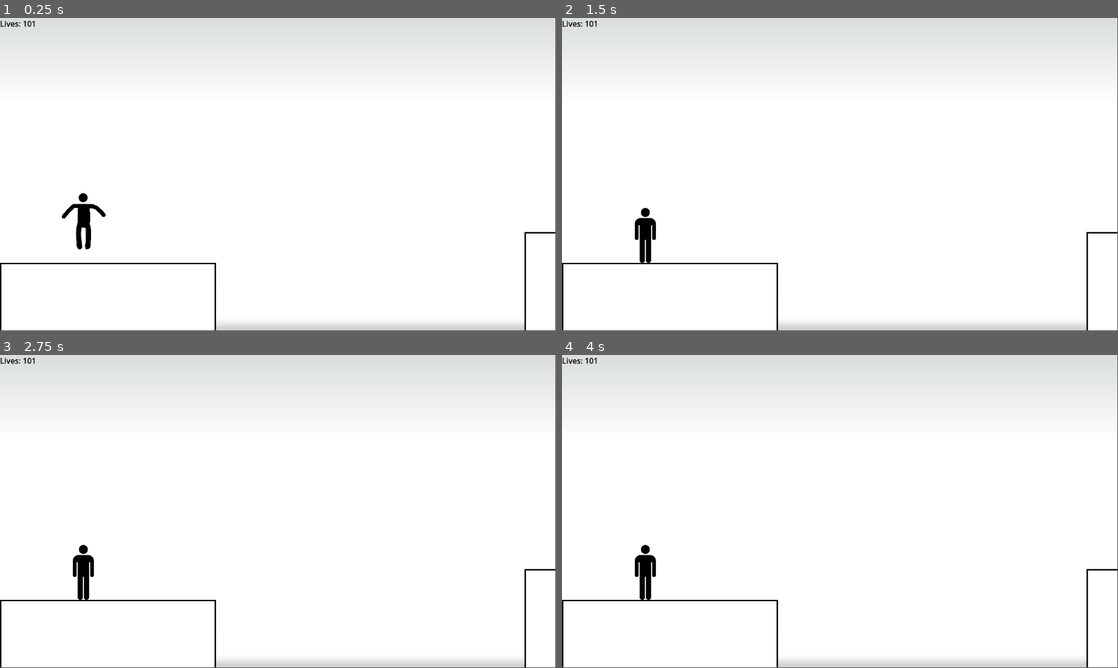
Above: before the commit, frames 1-4 (two rows, left to right).
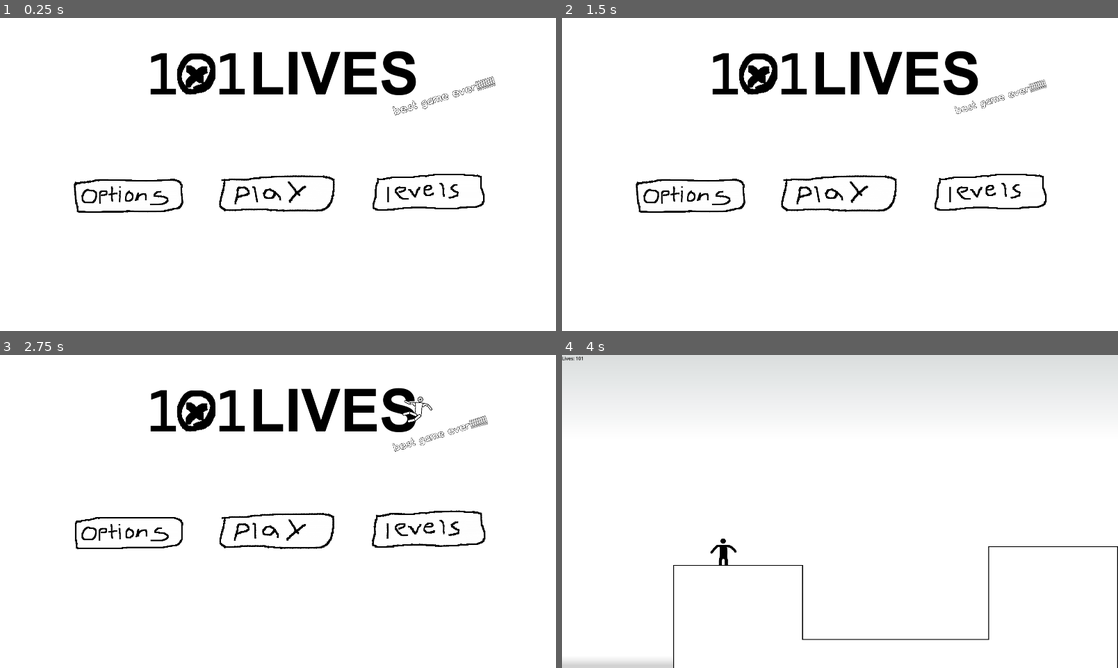
Above: after the commit, the same moments.

Repository: idrinkradium/101LIVES
Game: Godot game, scene res://mainmenu.tscn
The game is run twice, just before and just after one commit, with the same random seed, the same clock (stepped at 60 frames per second) and the same inputs. Before the commit the project starts from res://game.tscn. Sound files missing from this copy of the repository are replaced by a short silence.
Inputs (mouse positions are in pixels of both pictures, inside the frame that each line leads up to):
- Up to frame 1 (0.25 s): no input
- Up to frame 2 (1.5 s): click (567, 24) at 0.52 s; click (689, 196) at 1.27 s
- Up to frame 3 (2.75 s): click (428, 530) at 2.02 s
- Up to frame 4 (4 s): click (834, 530) at 2.77 s; click (595, 376) at 3.5 s, where only the run after the commit has a clickable "Level 1"
In our replay, the window is 799x449 before the commit and 800x450 after it. These sizes can differ from the game's own. Grey fills any space a smaller window leaves; there, only what the larger window draws over its background counts as a difference.

The runs differ from the first frame. In frame 1, 17% of the frame differs, in the area x 0-100%, y 0-100%; in frame 2, 17%; in frame 3, 17%; in frame 4, 3.3%.

Commit message:
ui GOOD!

Diff:
--- a/game.tscn
+++ b/game.tscn
@@ -16,6 +16,7 @@
 [ext_resource type="Texture2D" uid="uid://jkwa8ekaubm" path="res://tiles/que.png" id="14_jetsq"]
 
 [sub_resource type="CircleShape2D" id="CircleShape2D_sd6va"]
+radius = 3.0
 
 [sub_resource type="Gradient" id="Gradient_yev2q"]
 offsets = PackedFloat32Array(0, 0.266234, 0.974026, 1)
--- a/mainmenu.gd
+++ b/mainmenu.gd
@@ -2,7 +2,7 @@
 
 
 func _process(delta):
-	var newScale =  .3 * sin(2.5 * (Time.get_unix_time_from_system())) + 2
+	var newScale =  .04 * sin(3 * (Time.get_unix_time_from_system())) + .5
 	$oneoonelives/SplashLabel.scale = Vector2(newScale, newScale)
 
 
@@ -22,9 +22,28 @@
 	var ragdoll = load("res://ragdoll.tscn")
 	var instance: Node2D = ragdoll.instantiate()
 
-	instance.position = Vector2(randi_range(0, 1000), 0)
+	instance.position = Vector2(randi_range(2, 2002), -75)
 	var force = 1000
 	instance.get_node("torso").apply_impulse(Vector2(randi_range(-force, force), randi_range(-force, force)))
 
 
 	add_child(instance)
+
+
+var play1 = load("res://ui/play1.png")
+var play2 = load("res://ui/play2.png")
+var options1 = load("res://ui/options1.png")
+var options2 = load("res://ui/options2.png")
+var levels1 = load("res://ui/levels1.png")
+var levels2 = load("res://ui/levels2.png")
+var _texture_toggle=true
+func _on_timer_timeout():
+	_texture_toggle=!_texture_toggle
+	if _texture_toggle==true:
+		$Play.texture_normal=play1
+		$Options.texture_normal=options1
+		$Levels.texture_normal=levels1
+	else:
+		$Play.texture_normal=play2
+		$Options.texture_normal=options2
+		$Levels.texture_normal=levels2
--- a/mainmenu.tscn
+++ b/mainmenu.tscn
@@ -1,8 +1,11 @@
-[gd_scene load_steps=8 format=3 uid="uid://dnj4jx004byma"]
+[gd_scene load_steps=10 format=3 uid="uid://dnj4jx004byma"]
 
 [ext_resource type="Script" path="res://mainmenu.gd" id="1_1ra5l"]
 [ext_resource type="Texture2D" uid="uid://b6tk65u5eo2y0" path="res://ui/101lives logo.png" id="2_ot5ck"]
-[ext_resource type="Texture2D" uid="uid://ept00eui0ixr" path="res://ui/Play1.png" id="2_q0lq7"]
+[ext_resource type="Texture2D" uid="uid://ept00eui0ixr" path="res://ui/play1.png" id="2_q0lq7"]
+[ext_resource type="FontFile" uid="uid://bkoydq55snmj8" path="res://gobaaahandwrittencomic-regular-webfont.ttf" id="3_uc0vy"]
+[ext_resource type="Texture2D" uid="uid://dgy0x34a04ym7" path="res://ui/options1.png" id="4_rsc4b"]
+[ext_resource type="Texture2D" uid="uid://bej33vxk5ktur" path="res://ui/levels1.png" id="5_rtmgw"]
 
 [sub_resource type="Gradient" id="Gradient_6of1j"]
 colors = PackedColorArray(1, 1, 1, 1, 1, 1, 1, 1)
@@ -12,9 +15,6 @@
 
 [sub_resource type="CircleShape2D" id="CircleShape2D_jlhxc"]
 radius = 2.0
-
-[sub_resource type="RectangleShape2D" id="RectangleShape2D_546mk"]
-size = Vector2(172.213, 24.3381)
 
 [node name="Main Menu" type="Node"]
 script = ExtResource("1_1ra5l")
@@ -43,9 +43,10 @@
 anchors_preset = 5
 anchor_left = 0.5
 anchor_right = 0.5
-offset_left = -331.0
-offset_right = 331.0
-offset_bottom = 384.0
+offset_left = -610.0
+offset_top = -137.0
+offset_right = 610.0
+offset_bottom = 555.0
 grow_horizontal = 2
 texture = ExtResource("2_ot5ck")
 expand_mode = 1
@@ -57,40 +58,81 @@
 anchor_top = 0.365
 anchor_right = 0.67
 anchor_bottom = 0.365
-offset_left = 67.46
-offset_top = 134.84
-offset_right = 221.46
-offset_bottom = 157.84
+offset_left = 185.6
+offset_top = 185.42
+offset_right = 862.6
+offset_bottom = 281.42
 rotation = -0.296313
+scale = Vector2(0.2, 0.2)
 theme_override_colors/font_color = Color(1, 1, 1, 1)
 theme_override_colors/font_shadow_color = Color(0, 0, 0, 1)
 theme_override_colors/font_outline_color = Color(0.0235294, 0.0235294, 0.0235294, 1)
-theme_override_constants/outline_size = 1
+theme_override_constants/outline_size = 8
+theme_override_fonts/font = ExtResource("3_uc0vy")
+theme_override_font_sizes/font_size = 100
 text = "best game ever!!!!!!!!"
-
-[node name="StaticBody2D" type="StaticBody2D" parent="oneoonelives/SplashLabel"]
-position = Vector2(-592.216, -436.968)
-rotation = 0.296313
-
-[node name="CollisionShape2D" type="CollisionShape2D" parent="oneoonelives/SplashLabel/StaticBody2D"]
-position = Vector2(773.984, 242.799)
-rotation = -0.275762
-scale = Vector2(0.859183, 1)
-shape = SubResource("RectangleShape2D_546mk")
 
 [node name="Play" type="TextureButton" parent="."]
 anchors_preset = -1
-anchor_left = 0.497
-anchor_top = 0.548
-anchor_right = 0.497
-anchor_bottom = 0.548
-offset_left = -135.544
-offset_top = -76.104
-offset_right = 135.456
-offset_bottom = 75.896
+anchor_left = 0.495
+anchor_top = 0.56
+anchor_right = 0.495
+anchor_bottom = 0.56
+offset_left = -234.4
+offset_top = -125.8
+offset_right = 235.6
+offset_bottom = 129.2
 texture_normal = ExtResource("2_q0lq7")
 ignore_texture_size = true
 stretch_mode = 0
 
+[node name="StaticBody2D" type="StaticBody2D" parent="Play"]
+
+[node name="CollisionPolygon2D" type="CollisionPolygon2D" parent="Play/StaticBody2D"]
+polygon = PackedVector2Array(58, 79, 100, 78, 147, 78, 185, 71, 250, 67, 332, 66, 413, 71, 437, 79, 436, 125, 416, 171, 373, 185, 273, 185, 59, 180, 41, 165)
+
+[node name="Options" type="TextureButton" parent="."]
+anchors_preset = -1
+anchor_left = 0.23
+anchor_top = 0.569
+anchor_right = 0.23
+anchor_bottom = 0.569
+offset_left = -225.6
+offset_top = -118.52
+offset_right = 220.4
+offset_bottom = 118.48
+texture_normal = ExtResource("4_rsc4b")
+ignore_texture_size = true
+stretch_mode = 0
+
+[node name="StaticBody2D" type="StaticBody2D" parent="Options"]
+
+[node name="CollisionPolygon2D" type="CollisionPolygon2D" parent="Options/StaticBody2D"]
+polygon = PackedVector2Array(382, 63, 404, 69, 411, 90, 414, 153, 49, 172, 43, 128, 47, 79, 129, 63)
+
+[node name="Levels" type="TextureButton" parent="."]
+anchors_preset = -1
+anchor_left = 0.762
+anchor_top = 0.556
+anchor_right = 0.762
+anchor_bottom = 0.556
+offset_left = -220.04
+offset_top = -123.48
+offset_right = 239.96
+offset_bottom = 126.52
+texture_normal = ExtResource("5_rtmgw")
+ignore_texture_size = true
+stretch_mode = 0
+
+[node name="StaticBody2D" type="StaticBody2D" parent="Levels"]
+
+[node name="CollisionPolygon2D" type="CollisionPolygon2D" parent="Levels/StaticBody2D"]
+polygon = PackedVector2Array(63, 80, 113, 70, 218, 68, 342, 62, 413, 70, 428, 135, 424, 167, 262, 181, 45, 182, 53, 122)
+
+[node name="Timer" type="Timer" parent="."]
+wait_time = 0.3
+autostart = true
+
 [connection signal="timeout" from="RagdollTimer" to="." method="_on_ragdoll_timer_timeout"]
 [connection signal="pressed" from="Play" to="." method="_on_play_button_pressed"]
+[connection signal="timeout" from="Timer" to="." method="_on_timer_timeout"]
--- a/project.godot
+++ b/project.godot
@@ -11,9 +11,16 @@
 [application]
 
 config/name="101LIVES"
-run/main_scene="res://game.tscn"
+run/main_scene="res://mainmenu.tscn"
 config/features=PackedStringArray("4.2", "Forward Plus")
 config/icon="res://icon.svg"
+
+[display]
+
+window/size/viewport_width=1920
+window/size/viewport_height=1080
+window/size/mode=2
+window/stretch/mode="viewport"
 
 [gui]
 
Binary file added: gobaaahandwrittencomic-regular-webfont.ttf
Not shown, added: gobaaahandwrittencomic-regular-webfont.ttf.import
Not shown, changed: ui/Play1.png.import
